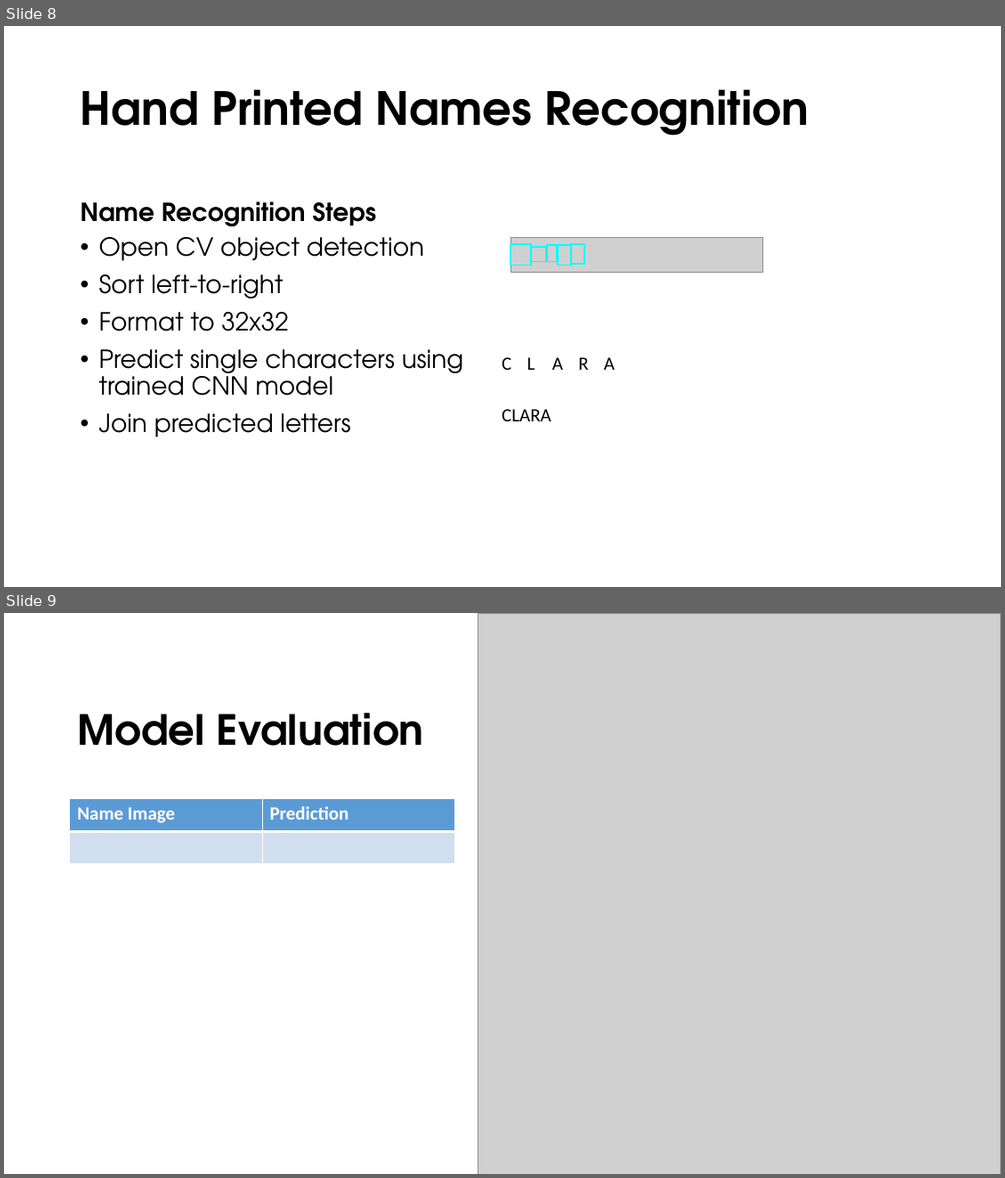
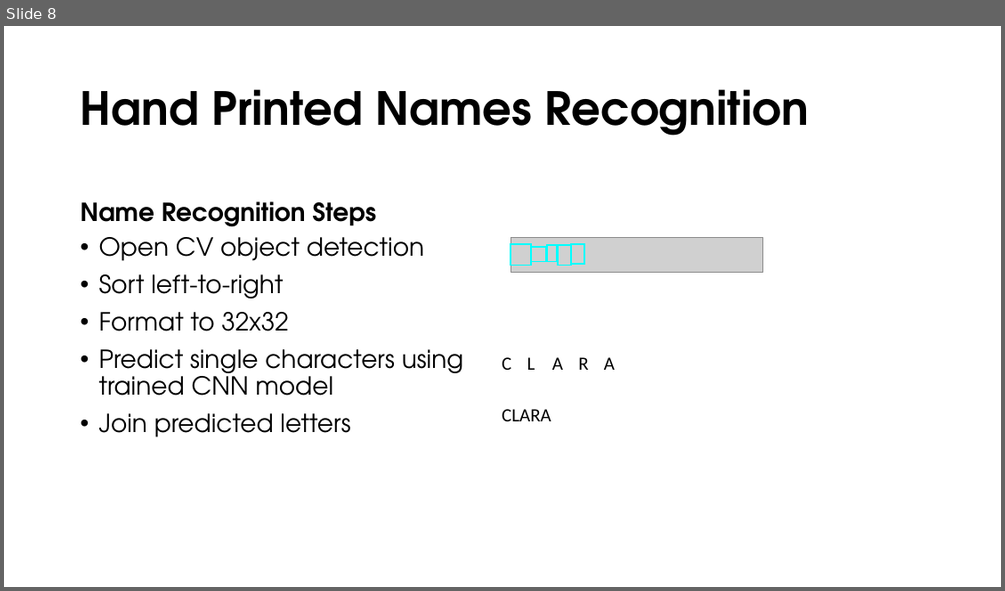
Before and after one commit to edejesus196/handwritten_names_recognition, a slide deck: presentation/MVP presentation.pptx. Shown one above the other, each under a label of ours: slides 8 and 9 before the commit, slide 8 after it. The pictures are 1005x1178 and 1005x591 pixels, drawn with LibreOffice and Linux fonts; fonts in the diff are those of the drawing; grey boxes stand for pictures; background and template pictures are left out. Boxes give left, top, right and bottom in pixels: in the first picture for what was removed or moved away, otherwise in the second. Text is boxed around its words. In the diff, an @@ line names an element or a change of style, - is before the commit and + after.

```diff
--- a/presentation/MVP presentation.pptx
+++ b/presentation/MVP presentation.pptx
@@ slide 9 removed at (4,613,1001,1174), background picture (left out) @@
@@ picture removed at (478,613,1001,1174) @@
@@ title removed at (77,713,424,746) @@
-Model Evaluation
@@ table removed at (70,798,454,863), 2 rows, 2 columns @@
-Name Image | Prediction
- | 
```
Also in this commit, not shown: 2 slides changed, 4 slides added.
